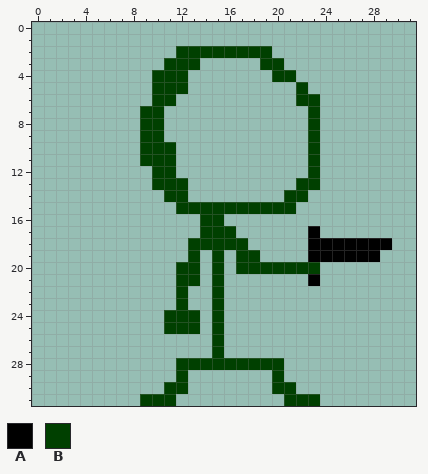
Pixel-art sprite: version_control_tes.gmx/sprites/images/spr_test_0.png. Above is the file before it was changed.
The file is 32x32 pixels.
Palette (. is transparent): A #000000  B #004000
And afterwards:
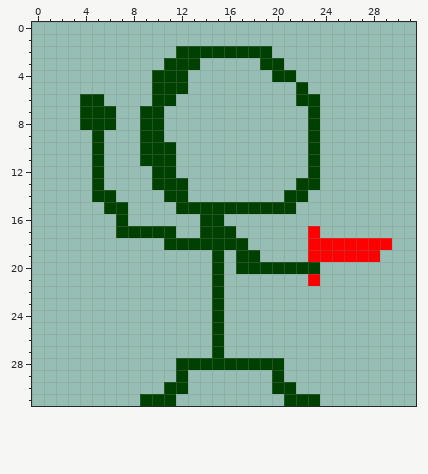
Difference:
colour A: #000000 -> #ff0000
y 6: x 4..5 .. -> BB
y 7..8: x 4..6 ... -> BBB
y 9..13: x 5 . -> B
y 14: x 5..6 .. -> BB
y 15: x 6..7 .. -> BB
y 16: x 7 . -> B
y 17: x 7..11 ..... -> BBBBB
y 18: x 11..12 .. -> BB
y 19: x 13 B -> .
y 20..21: x 12..13 BB -> ..
y 22..23: x 12 B -> .
y 24..25: x 11..13 BBB -> ...
Changed places in both pictures, as pixel boxes (x1, y1, x2, y2):
changed: (80, 94, 200, 334)
changed: (308, 226, 392, 286)
